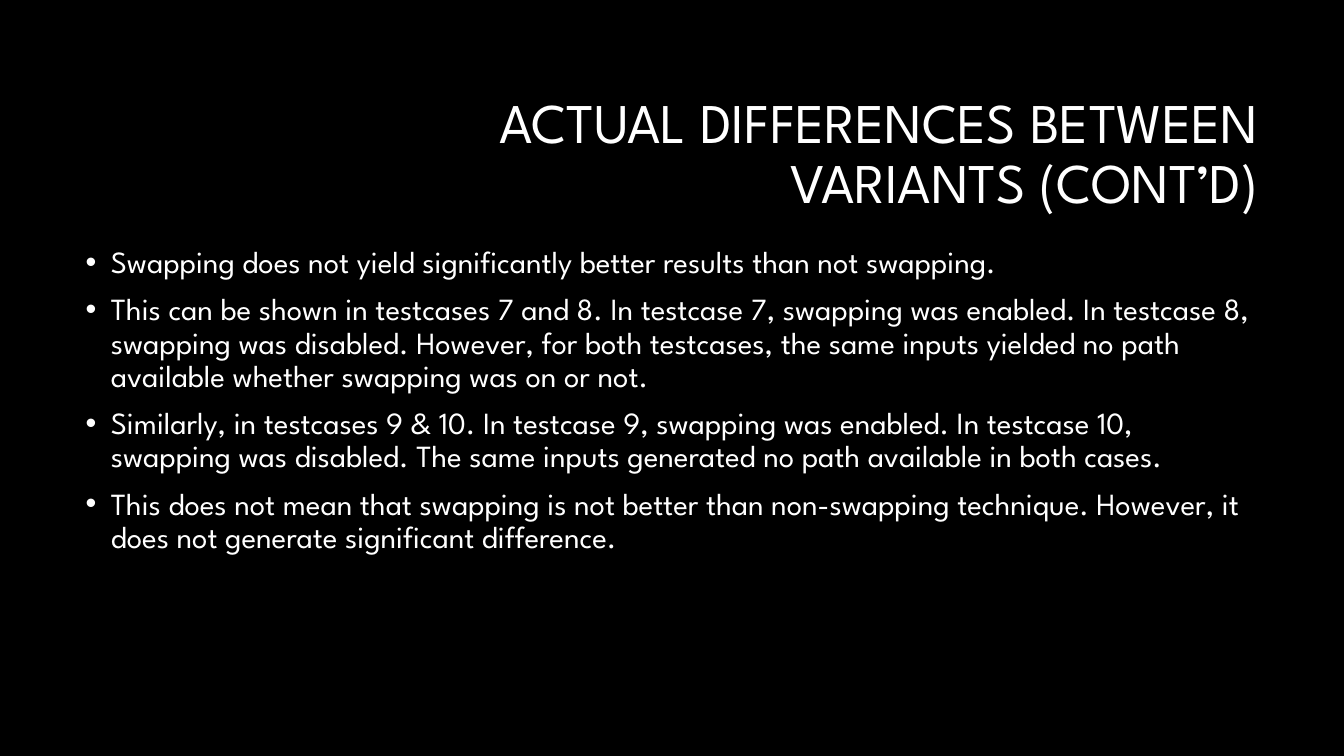
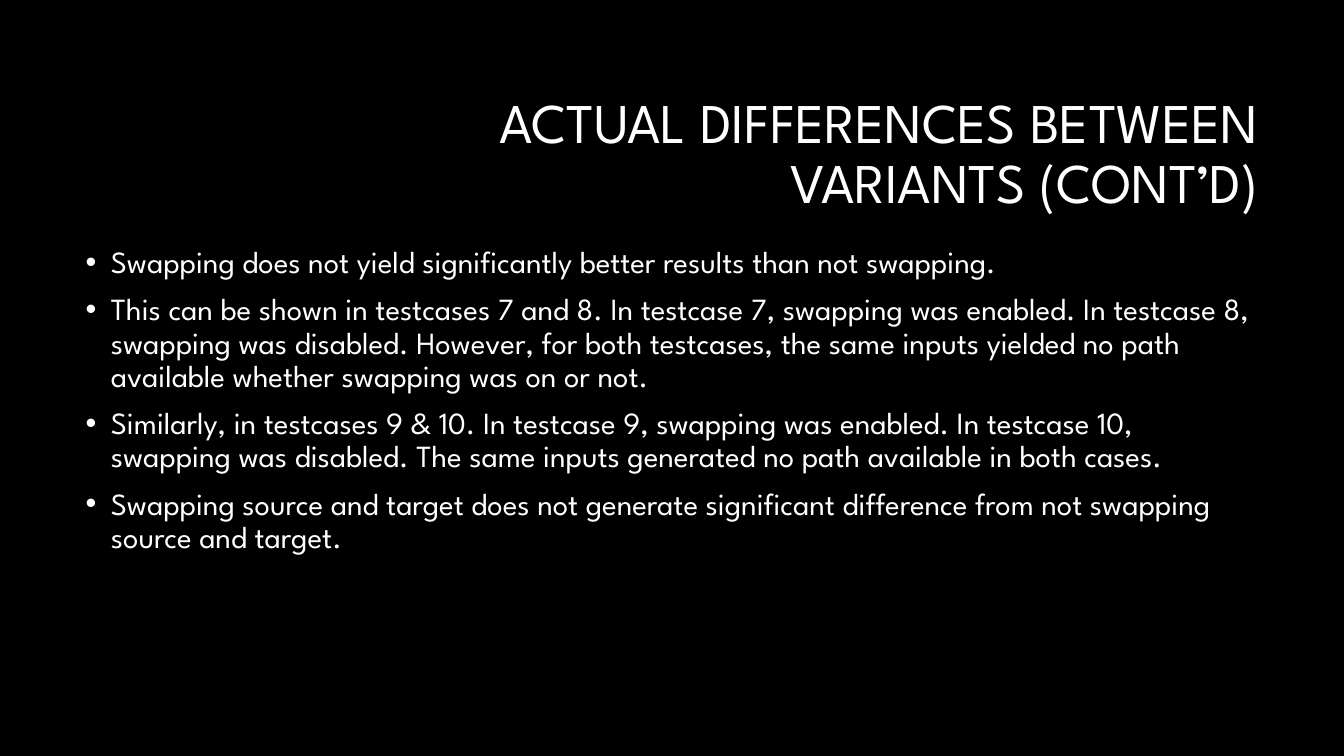
Before and after one commit to habibagamal/soukUp, a slide deck: slide 11 of soukUpPresentation.pptx. Drawn at 1344x756 pixels with LibreOffice and Linux fonts; fonts in the diff are those of the drawing; background and template pictures are left out. Boxes give left, top, right and bottom in pixels: in the first picture for what was removed or moved away, otherwise in the second. Text is boxed around its words. In the diff, an @@ line names an element or a change of style, - is before the commit and + after.

```diff
--- a/soukUpPresentation.pptx
+++ b/soukUpPresentation.pptx
@@ text at (x1=111, y1=493, x2=1210, y2=555): text changed @@
-• This does not mean that swapping is not better than non-swapping technique. However, it does not generate significant difference.
+• Swapping source and target does not generate significant difference from not swapping source and target.
```
Also in this commit, not shown: 3 other slides changed, 2 other files.
